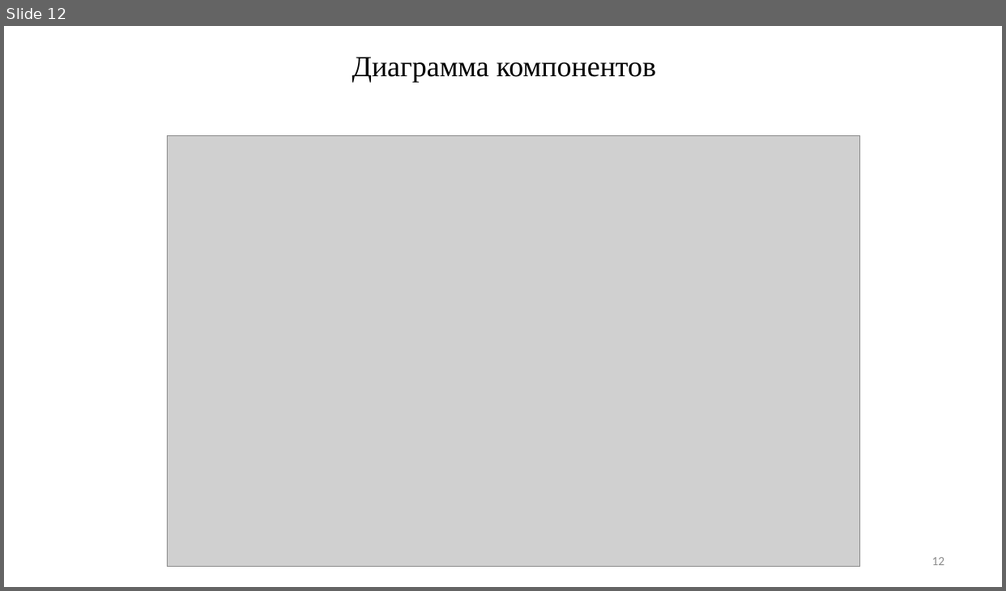
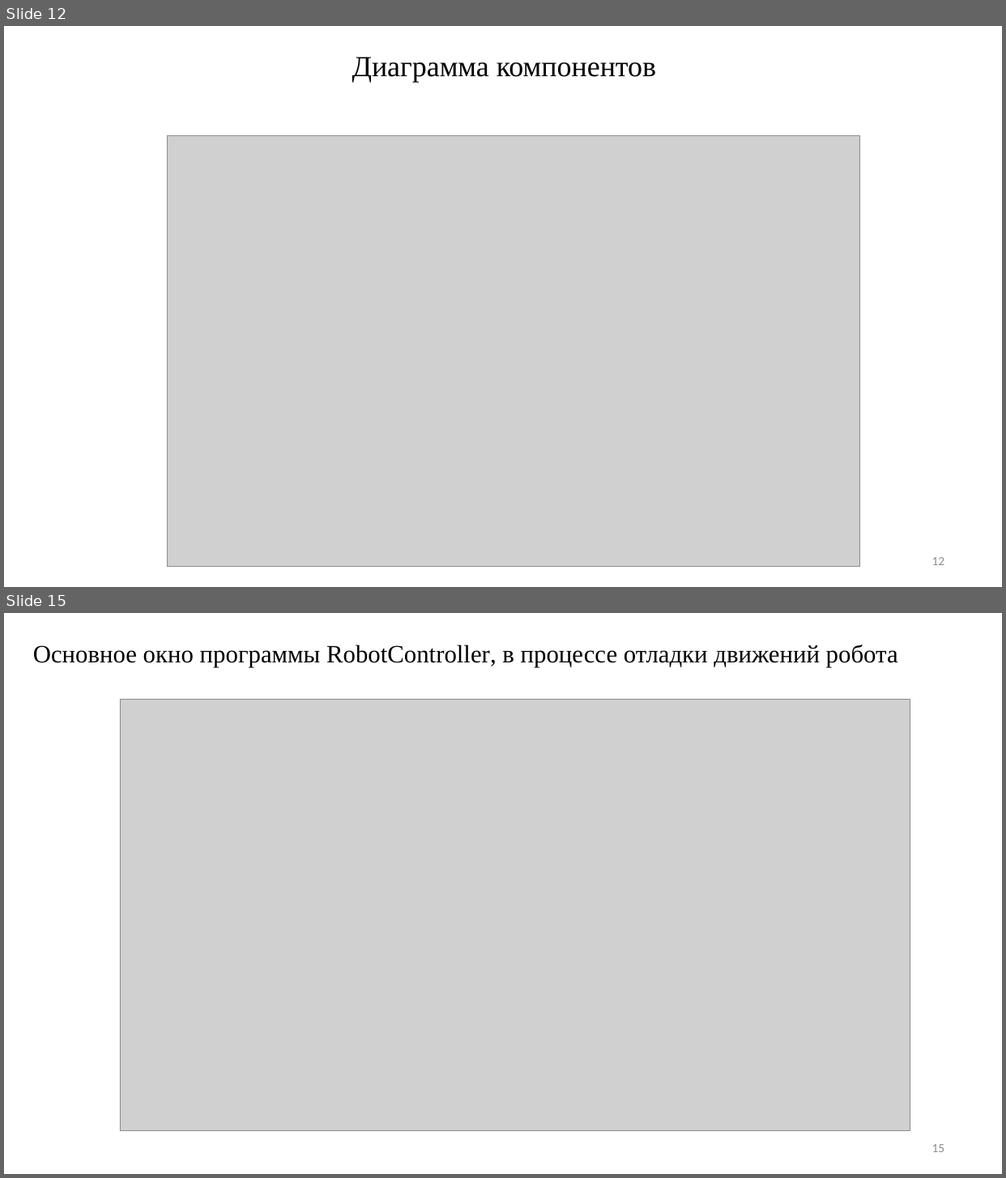
Before and after one commit to ArtemVolkov2103/1-Diplom, a slide deck: Дипломная Волков.pptx. Shown one above the other, each under a label of ours: slide 12 before the commit, slides 12 and 15 after it; the slides between them are not shown. The pictures are 1006x591 and 1006x1178 pixels, drawn with LibreOffice and Linux fonts; fonts in the diff are those of the drawing; grey boxes stand for pictures. Boxes give left, top, right and bottom in pixels: in the first picture for what was removed or moved away, otherwise in the second. Text is boxed around its words. In the diff, an @@ line names an element or a change of style, - is before the commit and + after.

```diff
--- a/Дипломная Волков.pptx
+++ b/Дипломная Волков.pptx
@@ slide 15 added at (4, 613, 1002, 1174), background #FFFFFF @@
@@ text added at (33, 645, 898, 667), 24 pt, text #000000 @@
+Основное окно программы RobotController, в процессе отладки движений робота
@@ picture added at (120, 699, 910, 1131) @@
@@ page number added at (932, 1144, 945, 1152), 12 pt, text #8C8C8C @@
+15
```
Also in this commit, not shown: 7 slides changed, 3 other files.
